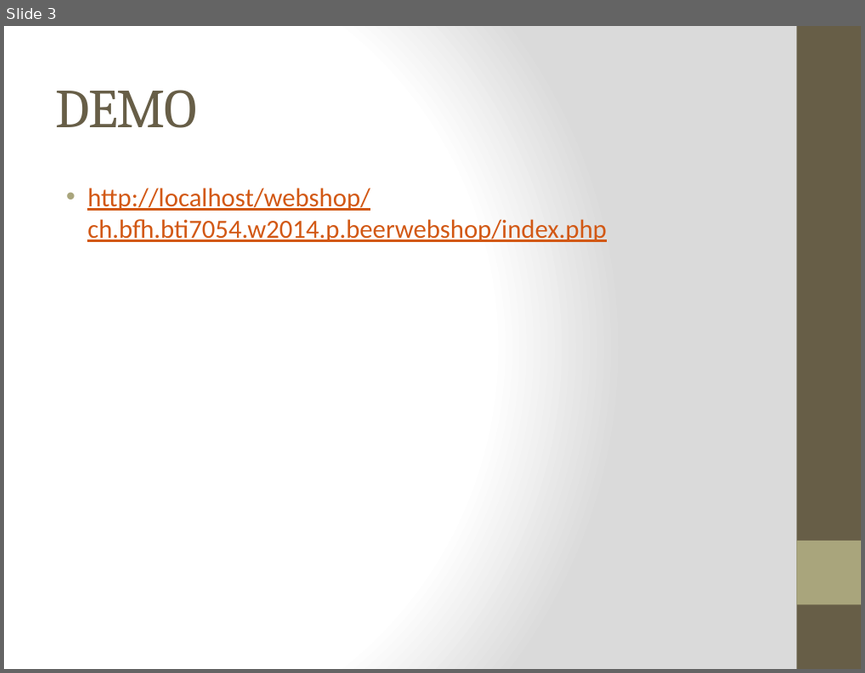
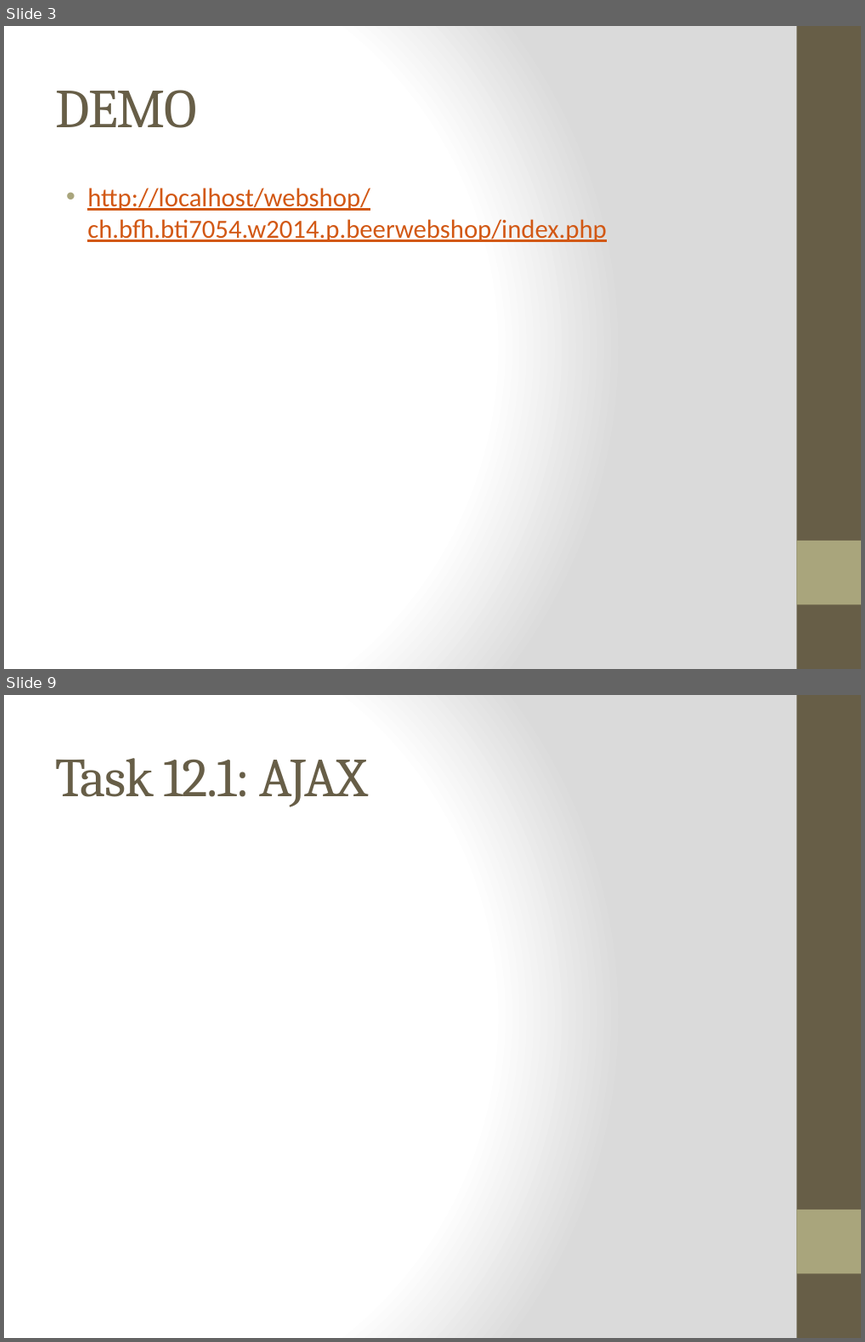
Before and after one commit to kochm8/ch.bfh.bti7054.w2014.p.beerwebshop, a slide deck: doc/Präsentation.pptx. Shown one above the other, each under a label of ours: slide 3 before the commit, slides 3 and 9 after it; the slides between them are not shown. The pictures are 865x673 and 865x1342 pixels, drawn with LibreOffice and Linux fonts; fonts in the diff are those of the drawing. Boxes give left, top, right and bottom in pixels: in the first picture for what was removed or moved away, otherwise in the second. Text is boxed around its words. In the diff, an @@ line names an element or a change of style, - is before the commit and + after.

```diff
--- a/doc/Präsentation.pptx
+++ b/doc/Präsentation.pptx
@@ slide 9 added at (x1=4, y1=695, x2=861, y2=1338), background gradient #FFFFFF to #DADADA; not listed: 2 template elements that a slide beside it also shows @@
@@ title added at (x1=55, y1=758, x2=367, y2=807), 46 pt, text #675E47 @@
+Task 12.1: AJAX
```
Also in this commit, not shown: 1 slide changed, 7 other slides added.
